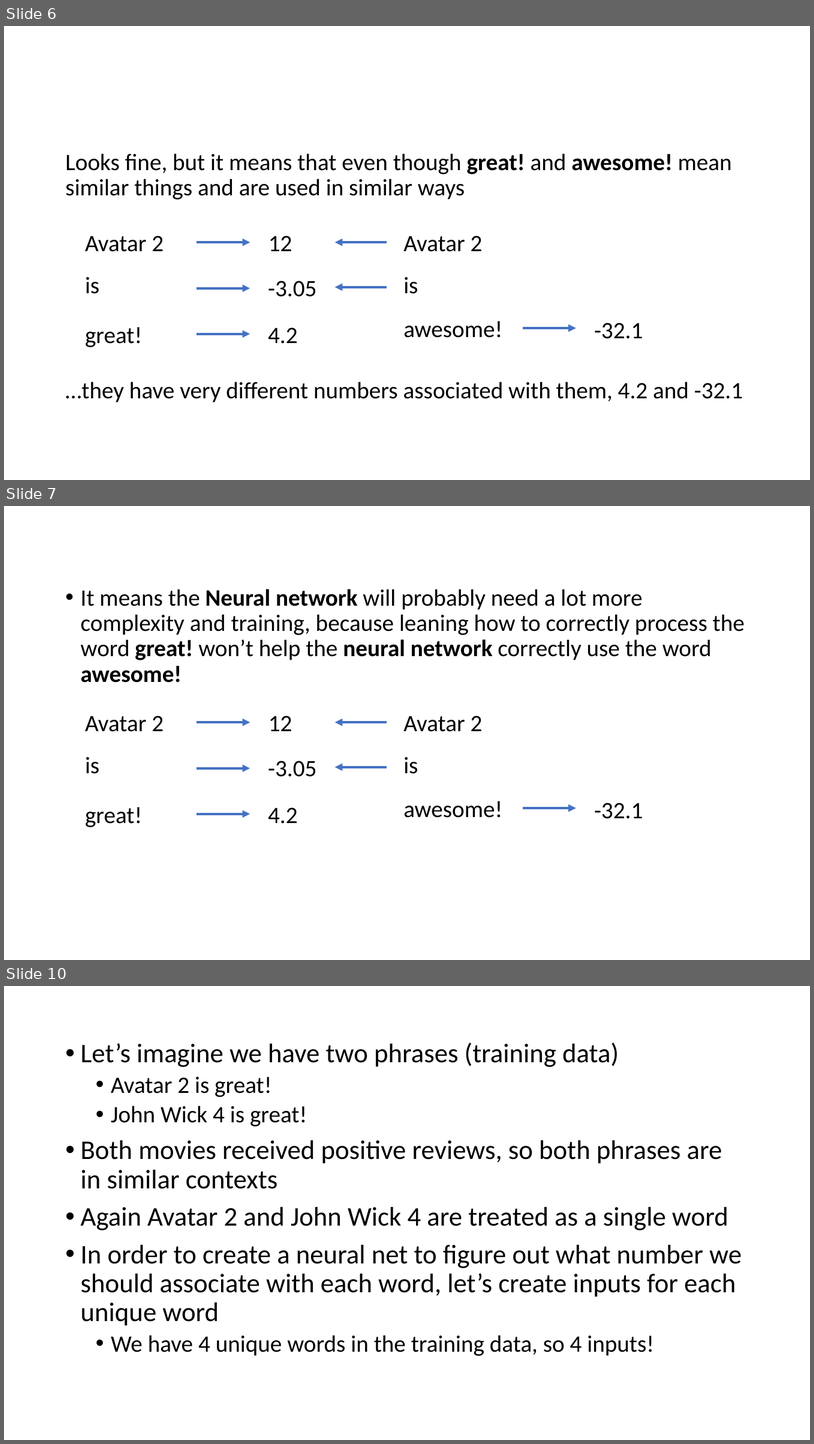
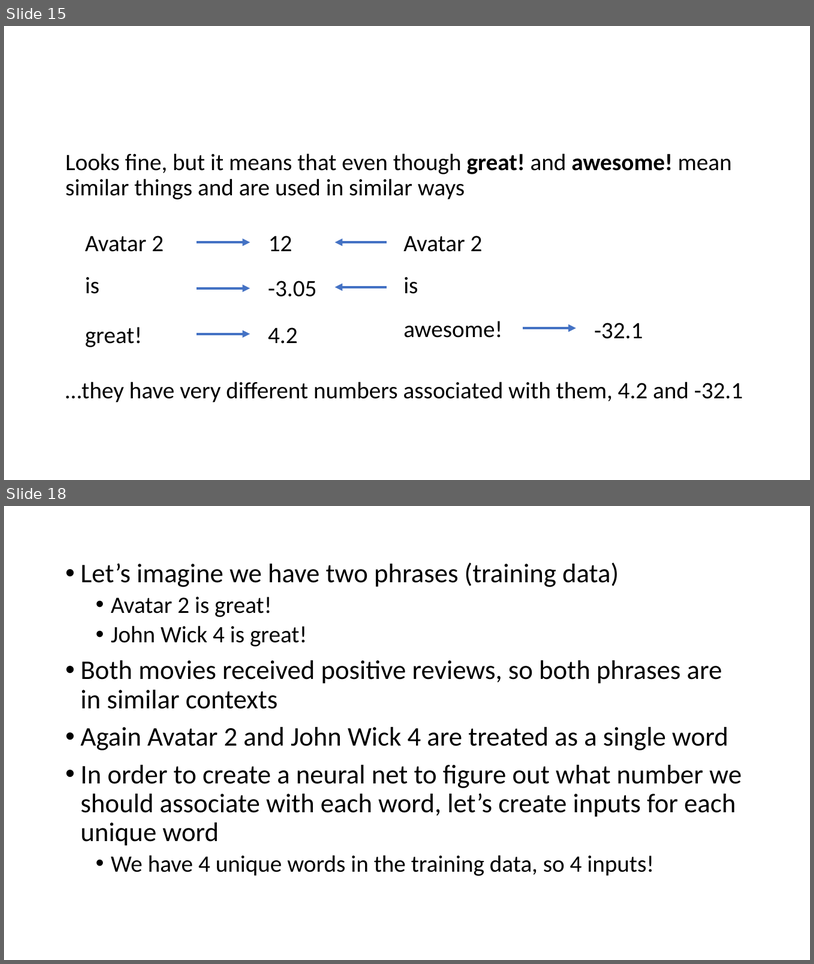
Before and after one commit to YeabinMoonEcon/BUS211, a slide deck: BUS243_NLP/lecture_notes/Lecture6_2.pptx. Shown one above the other, each under a label of ours: slides 6, 7 and 10 before the commit, slides 15 and 18 after it; the slides between them are not shown. The pictures are 814x1444 and 814x964 pixels, drawn with LibreOffice and Linux fonts; fonts in the diff are those of the drawing. Boxes give left, top, right and bottom in pixels: in the first picture for what was removed or moved away, otherwise in the second. Text is boxed around its words. In the diff, an @@ line names an element or a change of style, - is before the commit and + after.

```diff
--- a/BUS243_NLP/lecture_notes/Lecture6_2.pptx
+++ b/BUS243_NLP/lecture_notes/Lecture6_2.pptx
@@ slide 7 removed at (4,506,810,960), background #FFFFFF @@
@@ text removed at (81,589,745,682) @@
-• It means the Neural network will probably need a lot more complexity and training, because leaning how to correctly process the word great! won’t help the neural network correctly use the word awesome!
@@ text removed at (85,715,164,732) @@
-Avatar 2
@@ text removed at (269,715,293,731) @@
-12
@@ text removed at (404,715,483,732) @@
-Avatar 2
@@ arrow removed from (197, 722) to (250, 722) @@
@@ arrow removed from (387, 722) to (335, 722) @@
@@ text removed at (85,757,99,774) @@
-is
@@ text removed at (404,757,418,774) @@
-is
@@ arrow removed from (197, 768) to (250, 768) @@
@@ text removed at (268,760,317,777) @@
--3.05
@@ arrow removed from (387, 767) to (335, 767) @@
@@ text removed at (85,807,142,827) @@
-great!
@@ text removed at (268,807,298,823) @@
-4.2
@@ text removed at (404,801,503,817) @@
-awesome!
@@ arrow removed from (523, 808) to (576, 808) @@
@@ text removed at (594,802,643,819) @@
--32.1
@@ arrow removed from (197, 814) to (250, 814) @@
@@ what was slide 6 is now slide 15 @@
@@ what was slide 10 is now slide 18 @@
```
Also in this commit, not shown: 5 slides changed, 10 slides added, 4 other files.
